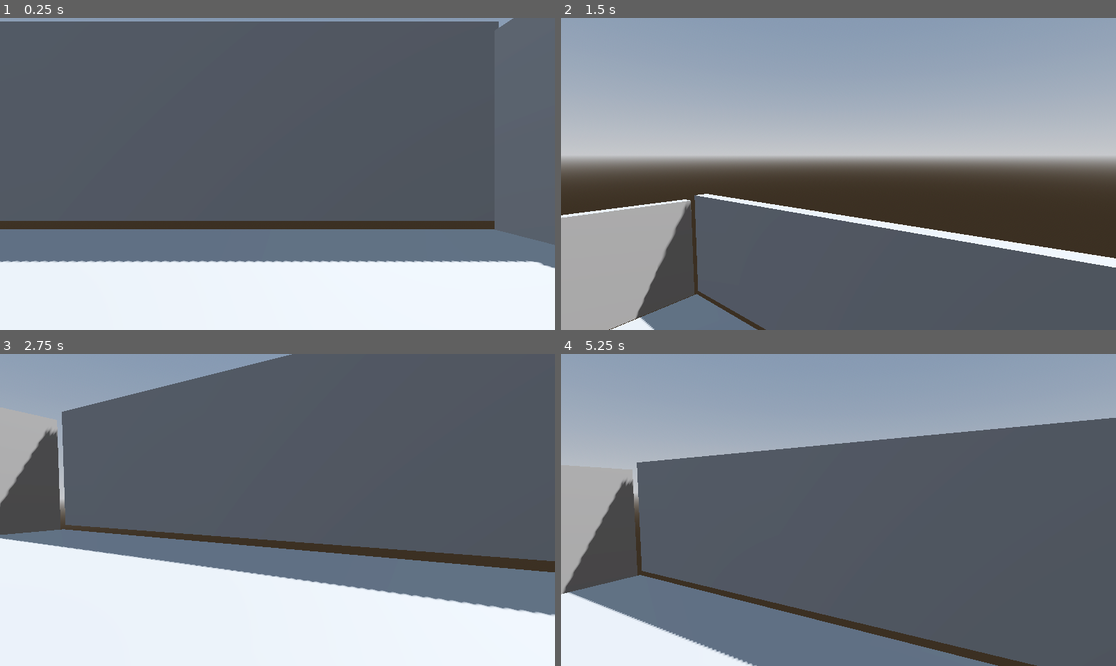
Above: before the commit, frames 1-4 (two rows, left to right).
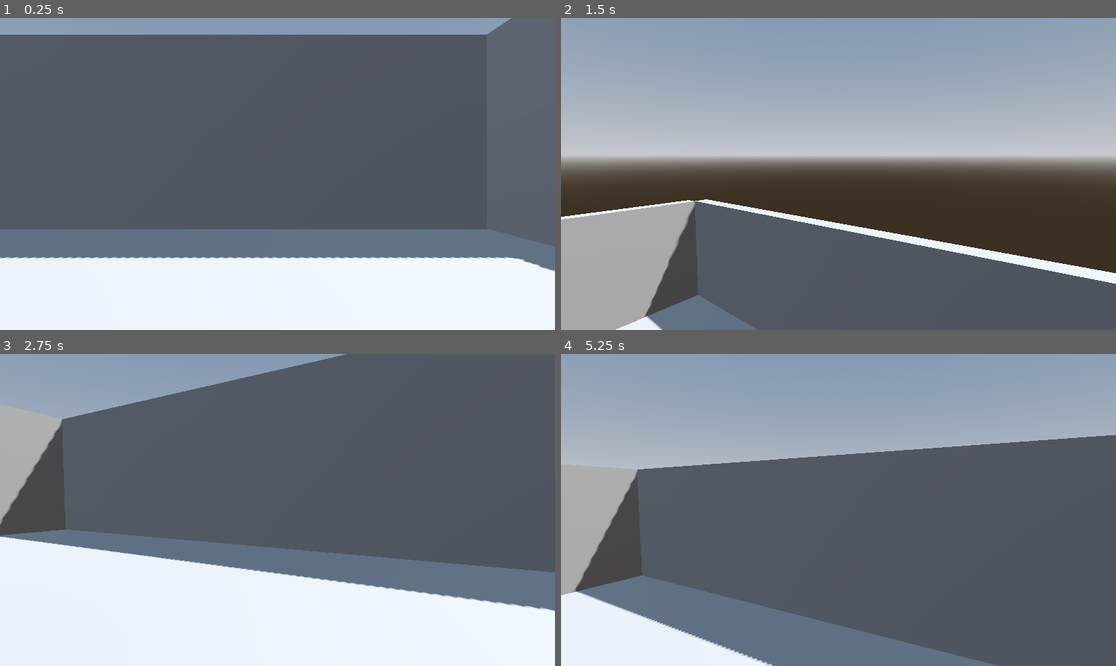
Above: after the commit, the same moments.

Repository: filloso/aps112
Game: Godot game, scene res://scenes/weight_room.tscn
The game is run twice, just before and just after one commit, with the same random seed, the same clock (stepped at 60 frames per second) and the same inputs. This scene is started directly instead of the project's main scene.
Inputs (mouse positions are in pixels of both pictures, inside the frame that each line leads up to):
- Up to frame 1 (0.25 s): no input
- Up to frame 2 (1.5 s): tap Enter (ui_accept) at 0.5, 0.77 s; move the mouse to (960, 158) at 0.52 s; hold Right (ui_right) 0.53-1.28 s; click (960, 158) at 0.67 s; move the mouse to (810, 174) at 1.27 s; hold Up (ui_up) from 1.28 s (still down)
- Up to frame 3 (2.75 s): keep holding Up (ui_up); tap Enter (ui_accept) at 1.52 s; move the mouse to (288, 503) at 2.02 s
- Up to frame 4 (5.25 s): keep holding Up (ui_up); tap Enter (ui_accept) at 2.75, 3.02, 3.77, 4.52, 5 s; move the mouse to (832, 516) at 2.77 s; click (832, 516) at 2.92 s; move the mouse to (877, 513) at 3.52 s; move the mouse to (794, 506) at 4.27 s; move the mouse to (844, 510) at 5.02 s; click (844, 510) at 5.17 s

The runs differ from the first frame. In frame 1, 7.7% of the frame differs, in the area x 0-100%, y 0-82%; in frame 2, 5.6%; in frame 3, 6.0%; in frame 4, 6.7%.

Commit message:
Updated weight room

Diff:
--- a/project.godot
+++ b/project.godot
@@ -12,7 +12,7 @@
 
 config/name="aps112"
 run/main_scene="res://scenes/UpperGym.tscn"
-config/features=PackedStringArray("4.4", "Forward Plus")
+config/features=PackedStringArray("4.3", "Forward Plus")
 config/icon="res://icon.svg"
 
 [input]
--- a/scenes/weight_room.tscn
+++ b/scenes/weight_room.tscn
@@ -34,19 +34,24 @@
 use_collision = true
 
 [node name="Wall" type="CSGBox3D" parent="Walls"]
-transform = Transform3D(1, 0, 0, 0, 1, 0, 0, 0, 1, -8.1893, 2.17168, 0)
+transform = Transform3D(1, 0, 0, 0, 1, 0, 0, 0, 1, -7.87636, 2.17168, 0)
 size = Vector3(0.5, 4, 9.658)
 
 [node name="Wall2" type="CSGBox3D" parent="Walls"]
-transform = Transform3D(1, 0, 0, 0, 1, 0, 0, 0, 1, 8.02156, 2.22749, 0)
+transform = Transform3D(1, 0, 0, 0, 1, 0, 0, 0, 1, 7.90235, 2.172, -0.121072)
 size = Vector3(0.5, 4, 9.658)
 
+[node name="Door" type="CSGBox3D" parent="Walls/Wall2"]
+transform = Transform3D(1, 0, 0, 0, 1, 0, 0, 0, 1, 0.0799999, -1.01138, 3.40204)
+operation = 2
+size = Vector3(0.8, 1.8, 1)
+
 [node name="Wall3" type="CSGBox3D" parent="Walls"]
-transform = Transform3D(1, 0, 0, 0, 1, 0, 0, 0, 1, 0, 2.17486, 5.06332)
+transform = Transform3D(1, 0, 0, 0, 1, 0, 0, 0, 1, 0.00462341, 2.172, 4.88992)
 size = Vector3(15.5, 4, 0.5)
 
 [node name="Wall4" type="CSGBox3D" parent="Walls"]
-transform = Transform3D(1, 0, 0, 0, 1, 0, 0, 0, 1, 0.111265, 2.41712, -5.08702)
+transform = Transform3D(1, 0, 0, 0, 1, 0, 0, 0, 1, 0.0436473, 2.172, -5.11255)
 size = Vector3(15.5, 4, 0.5)
 
 [node name="ProtoController" parent="." instance=ExtResource("1_k2agc")]
Not shown: 1 places in scenes/UpperGym.tscn that only renumber resources
